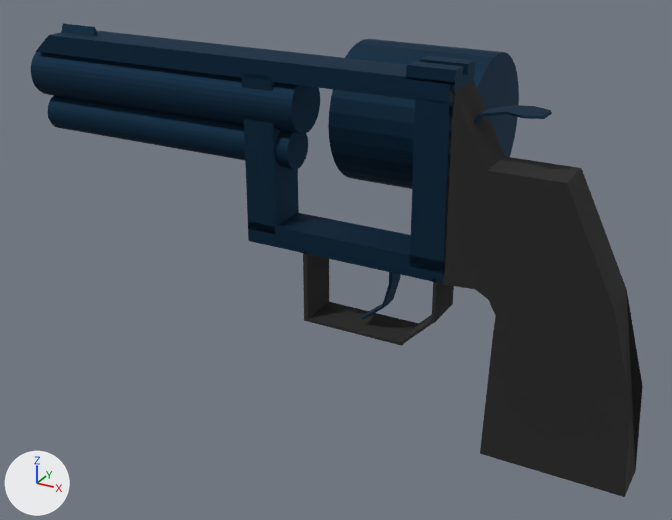
Renders of the OBJ model data/weapon-revolver/revolver0027.obj from each side of a commit.
The view is the same before and after, from a camera (50 mm lens) standing at (4.08, -6.65, 2.94) and looking at (0.05, 0.66, -0.72). The lights are fixed; the arrows at lower left show +X, +Y and +Z. Where no turn or scale is listed for an object, it has been applied to the vertices.

In view in the first picture: 'Cube', 'Cube.001', 'Cube.002', 'Cube.003', 'Cube.004', 'barrel', 'bulletCylinder', 'cleaningRod', 'trigger2', 'triggerGuard', 'triggerGuard.001', 'triggerGuard.002', 'upperFrame'.
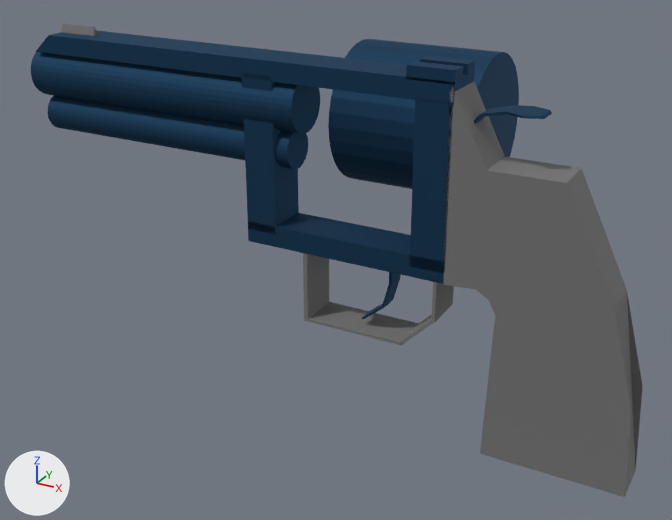
The newer file is also rescaled (x0.5) as a whole; pictures and numbers use the older file's frame.

Changed parts and their boxes (x1, y1, x2, y2) in the pictures (672 x 520 px):
'Cube', recoloured (black to grey)
    both: (303, 82, 643, 497)
'triggerGuard.002', recoloured (black to grey)
    both: (307, 302, 419, 346)
'triggerGuard', recoloured (black to grey)
    both: (431, 279, 454, 323)
'Cube.004', recoloured
    both: (61, 24, 98, 36)
'triggerGuard.001', recoloured (black to grey)
    both: (400, 315, 433, 345)

The change, as a list of edits to the scene's bpy script:
```text
Change mat_material:
    mat_material.base_color: (0.0232, 0.0232, 0.0232) -> (0.247, 0.247, 0.247)  # black #2a2a2a -> grey #888888
```
